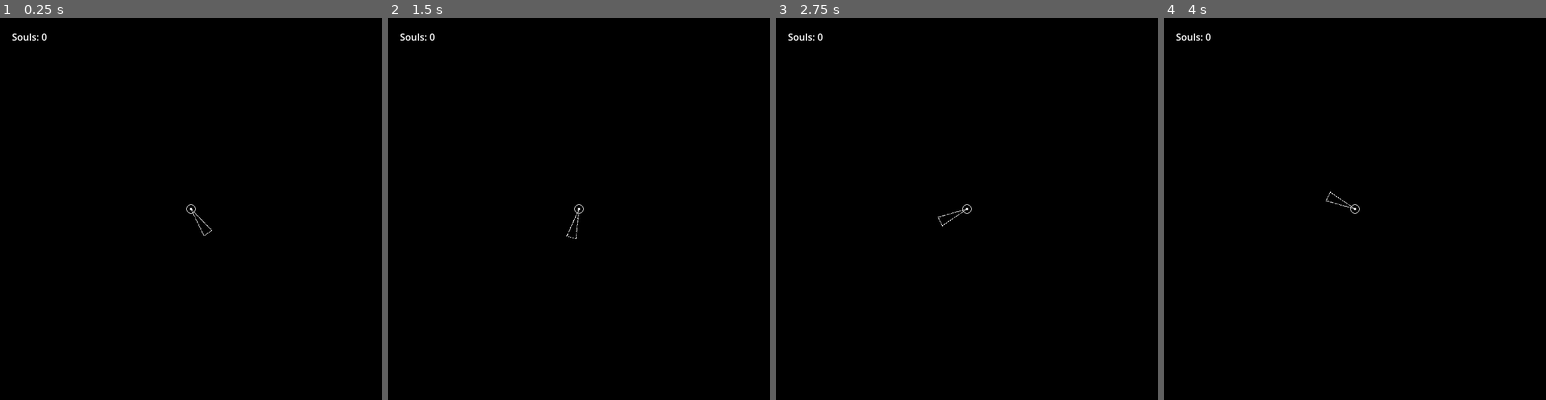
Above: before the commit, frames 1-4 (left to right).
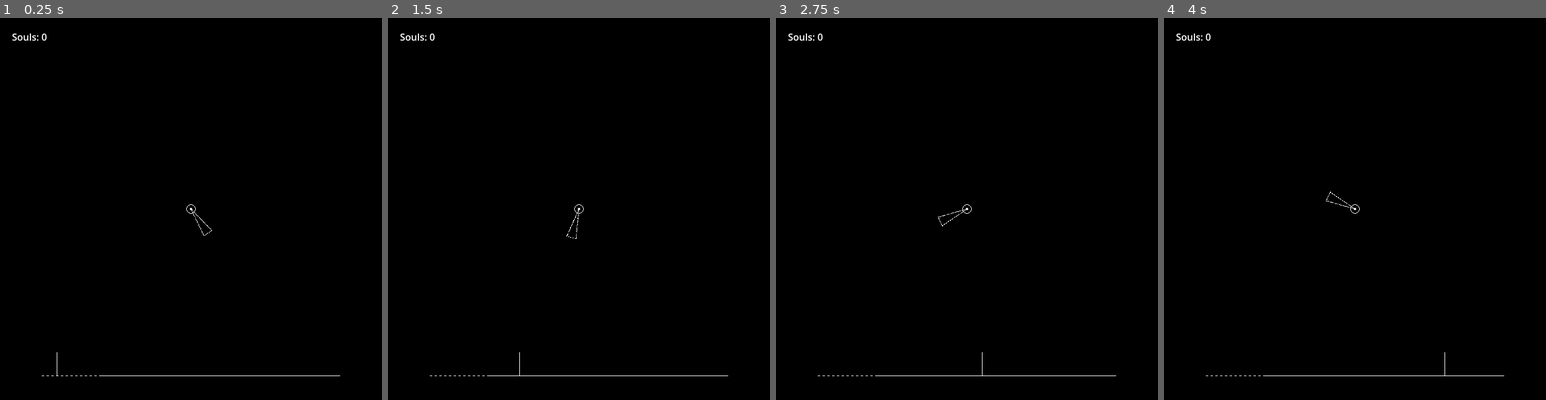
Above: after the commit, the same moments.

Repository: GrzegorzGrzelczyk/lighthouse
Game: Godot game, scene res://main.tscn
Two runs of this game, one before a commit and one after it. Both use one fixed random seed, a clock stepped at 60 frames per second and the inputs below.
Inputs (mouse positions are in pixels of both pictures, inside the frame that each line leads up to):
- Up to frame 1 (0.25 s): no input
- Up to frame 2 (1.5 s): tap Enter at 0.5 s; move the mouse to (663, 189) at 0.52 s; hold D 0.53-1.25 s; tap Backspace at 0.6 s; click (663, 189) at 0.67 s; drag from (502, 228) to (559, 285) at 1.27 s
- Up to frame 3 (2.75 s): move the mouse to (1005, 124) at 2.02 s; hold D from 2.03 s (still down); tap F at 2.1 s
- Up to frame 4 (4 s): release D at 2.75 s; tap Space at 2.75 s; drag from (1335, 285) to (1240, 151) at 2.77 s; move the mouse to (1469, 266) at 3.52 s; hold A from 3.53 s (still down); tap Z at 3.6 s

The runs differ from the first frame. In frame 1, 0.1% of the frame differs, in the area x 10-90%, y 87-94%; in frame 2, 0.1%; in frame 3, 0.1%; in frame 4, 0.1%.

Commit message:
Professional development commit title

Diff:
--- a/main.tscn
+++ b/main.tscn
@@ -1,10 +1,12 @@
-[gd_scene load_steps=6 format=3 uid="uid://bncmjy6haf8q7"]
+[gd_scene load_steps=8 format=3 uid="uid://bncmjy6haf8q7"]
 
 [ext_resource type="Texture2D" uid="uid://hd0xp8lf8x8g" path="res://Objects/Lighthouse/Lighthouse.png" id="1_bg8ai"]
 [ext_resource type="Script" path="res://game_world.gd" id="2_mjxno"]
 [ext_resource type="Script" path="res://Objects/Lighthouse/lighthouse.gd" id="3_tyt7k"]
 [ext_resource type="Texture2D" uid="uid://bor80mjjjcygv" path="res://Objects/Lighthouse/Lightbeam.png" id="4_mcila"]
 [ext_resource type="Script" path="res://minigame.gd" id="5_y2q4p"]
+[ext_resource type="Texture2D" uid="uid://bd2exwc3nfqtp" path="res://Objects/Minigame/WhitePixel.png" id="6_hbbr0"]
+[ext_resource type="Texture2D" uid="uid://d3dqeo1gse85s" path="res://Objects/Minigame/Gamebar_Warmup.png" id="7_8rpuo"]
 
 [node name="Main" type="Node"]
 
@@ -42,4 +44,42 @@
 size_flags_horizontal = 4
 text = "Souls: 0"
 
+[node name="MinigameMargin" type="MarginContainer" parent="Minigame"]
+anchors_preset = 7
+anchor_left = 0.5
+anchor_top = 1.0
+anchor_right = 0.5
+anchor_bottom = 1.0
+offset_left = -22.0
+offset_top = -67.0
+offset_right = 22.0
+grow_horizontal = 2
+grow_vertical = 0
+theme_override_constants/margin_top = 40
+theme_override_constants/margin_right = 0
+theme_override_constants/margin_bottom = 40
+
+[node name="Pointer" type="TextureProgressBar" parent="Minigame/MinigameMargin"]
+custom_minimum_size = Vector2(400, 40)
+layout_mode = 2
+max_value = 400.0
+value = 1.0
+nine_patch_stretch = true
+texture_progress = ExtResource("6_hbbr0")
+
+[node name="Warmup" type="NinePatchRect" parent="Minigame/MinigameMargin"]
+custom_minimum_size = Vector2(100, 1)
+layout_mode = 2
+size_flags_horizontal = 0
+size_flags_vertical = 8
+texture = ExtResource("7_8rpuo")
+axis_stretch_horizontal = 1
+
+[node name="Playpart" type="NinePatchRect" parent="Minigame/MinigameMargin"]
+custom_minimum_size = Vector2(100, 1)
+layout_mode = 2
+size_flags_horizontal = 8
+size_flags_vertical = 8
+texture = ExtResource("6_hbbr0")
+
 [node name="Menu" type="CanvasLayer" parent="."]
--- a/minigame.gd
+++ b/minigame.gd
@@ -1,9 +1,10 @@
 extends CanvasLayer
 
 var gamebar := {
-	"warmup_length": 20.0,
-	"play_area_length": 100.0,
+	"warmup_length": 100.0,
+	"play_area_length": 400.0,
 	"total_length": 0.0, # Calculated in _ready
+	"pointer_speed": 100.0, # [px/s]
 	"cards": {
 		"standard": {
 			"width": 10.0
@@ -11,6 +12,19 @@
 	}
 }
 
+@onready var pointer: TextureProgressBar = $MinigameMargin/Pointer
+@onready var warmup: NinePatchRect = $MinigameMargin/Warmup
+@onready var playpart: NinePatchRect = $MinigameMargin/Playpart
+
 
 func _ready() -> void:
 	gamebar["total_length"] = gamebar["warmup_length"] + gamebar["play_area_length"]
+	pointer.max_value = gamebar["total_length"]
+	pointer.custom_minimum_size[0] = gamebar["total_length"]
+	warmup.custom_minimum_size[0] = gamebar["warmup_length"]
+	playpart.custom_minimum_size[0] = gamebar["play_area_length"]
+
+
+func _physics_process(delta: float) -> void:
+	pointer.texture_progress_offset[0] += gamebar["pointer_speed"] * delta
+	if pointer.texture_progress_offset[0] >= pointer.max_value: pointer.texture_progress_offset[0] = 0.0
Binary file added: Objects/Minigame/Gamebar_Warmup.png
Not shown, added: Objects/Minigame/Gamebar_Warmup.png.import
Binary file added: Objects/Minigame/WhitePixel.png
Not shown, added: Objects/Minigame/WhitePixel.png.import
Not shown, added: Objects/Minigame/Gamebar_Warmup.pxo
Not shown, changed: kanban_tasks_data.kanban
